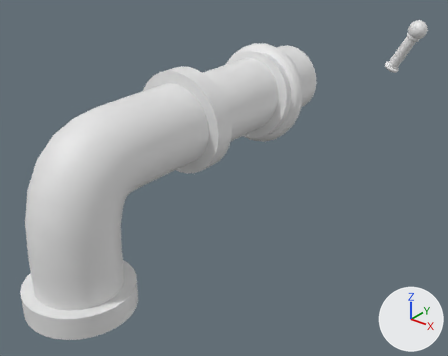
Before and after pictures for a commit that changed the FBX model Assets/start/model/00_lever.FBX.
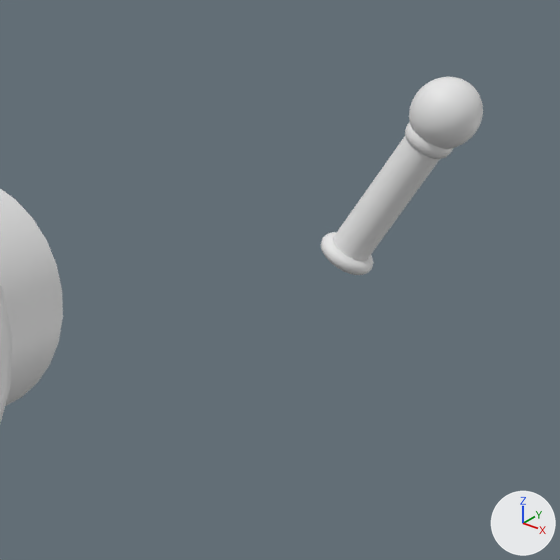
Each version appears first whole from a 50 mm camera at (13.22, -31.95, 7.22) aimed at (7.79, -25.15, 3.01), and next in a close-up on the part from 67% to 100% of the width and 0% to 42% of the height. Lighting does not change. The marker at lower right points along +X, +Y and +Z. Where no turn or scale is listed for an object, it has been applied to the vertices.
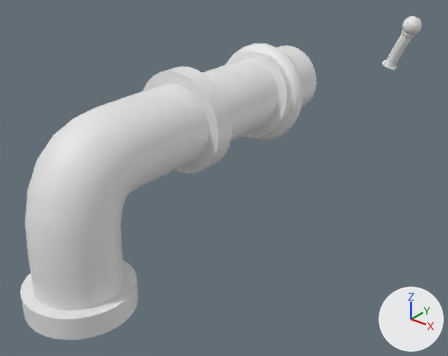
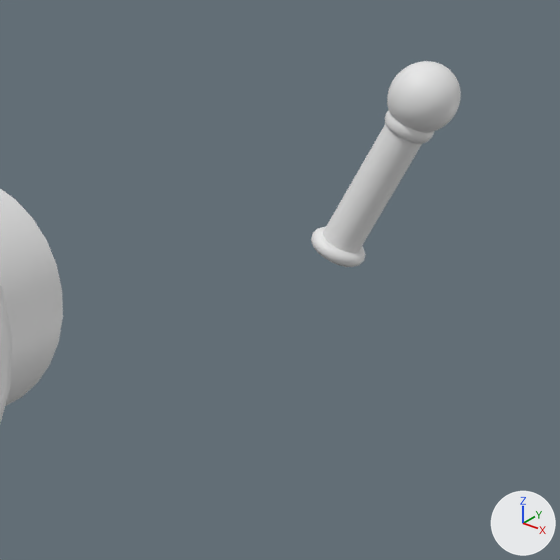
ob_group044 is not drawn itself; it is the parent of ob_torus064, ob_torus065, ob_sphere040, ob_cylinder273, ob_untitled.

The change, as a diff of the scene's bpy script:
```diff
--- a/Assets/start/model/00_lever.FBX.py
+++ b/Assets/start/model/00_lever.FBX.py
@@ ob_group044 @@
 ob_group044.location = (8.503, -21.66, 3.642)
-ob_group044.rotation_euler = (0.0, -1.068, 0.0)  # degrees (0, -61, 0)
+ob_group044.rotation_euler = (0.0, -1.155, 0.0)  # degrees (0, -66, 0)
 ob_group044.scale = (0.111, 0.111, 0.111)
```

Boxes (x1, y1, x2, y2) around the edits, measured in the close-ups (560 x 560 px):
'Cylinder273', turned: before (333, 136, 440, 261); after (323, 124, 422, 253)
'Sphere040', turned: before (409, 77, 483, 149); after (387, 61, 461, 133)
'Torus064', turned: before (321, 232, 374, 275); after (311, 227, 366, 267)
'Torus065', turned: before (405, 122, 453, 159); after (385, 110, 435, 144)
